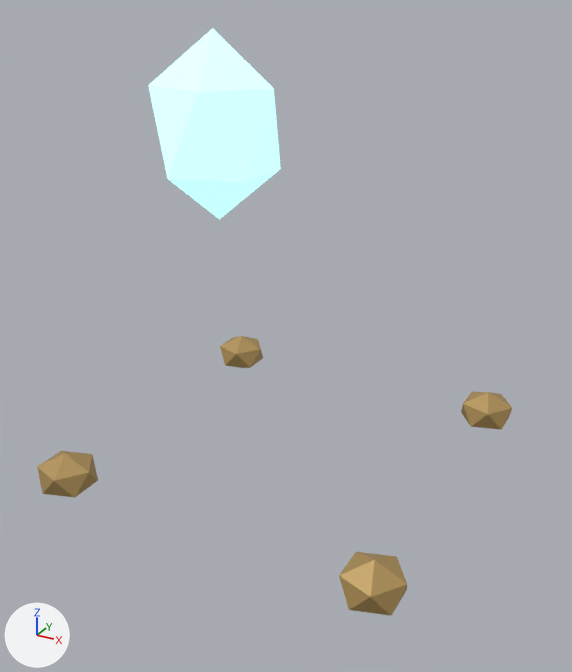
Two versions of the Blender file art/blend/torii.blend, one commit apart.
One viewpoint serves both versions: a 50 mm camera at (0.869, -1.612, 1.447) aimed at (0.014, -0.058, 0.67). The lights are fixed; the arrows at lower left show +X, +Y and +Z. The picture after the commit comes second. The same objects are shown in both versions, whatever each file hides.

Objects in the first picture: 'Inlaid corner boss', 'Inlaid corner boss.001', 'Inlaid corner boss.002', 'Inlaid corner boss.003', 'Talisman'.
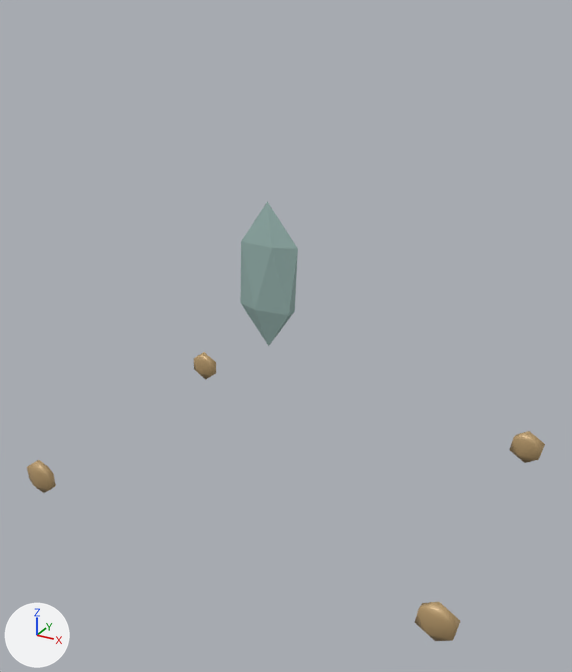
ob_focus is not drawn itself; it is the parent of ob_talisman.

The change in detail:
Material 'light' (mat_light) is new.
Its base color is (0.305, 0.445, 0.418) (grey #96b2ad).
Its roughness is 0.76.
me_icosphere_004 has 12 vertices, 20 faces and spans x -0.89..0.89, y -0.85..0.85, z -1.0..1.0.
me_icosphere_004 no longer uses material mat_japan__98d4d2_light (cyan #98d4d2, glowing cyan #98d4d2).
me_icosphere_004 gains material mat_light (grey #96b2ad).
In object 'Focus' (ob_focus), parent goes from ob_moving_mechanism to ob_mechanism.
Object 'Focus' (ob_focus) moves from (0.0, 0.0, 0.66) to (0.0, -0.096, -0.14).
Object 'Inlaid corner boss' (ob_inlaid_corner_boss) moves from (-0.41, -0.41, 0.343) to (-0.54, -0.38, 0.275).
Object 'Inlaid corner boss' (ob_inlaid_corner_boss) is rescaled from (0.08, 0.08, 0.058) to (0.052, 0.0198, 0.052).
Object 'Inlaid corner boss.001' (ob_inlaid_corner_boss_001) moves from (-0.41, 0.41, 0.343) to (-0.54, 0.38, 0.275).
Object 'Inlaid corner boss.001' (ob_inlaid_corner_boss_001) is rescaled from (0.08, 0.08, 0.058) to (0.052, 0.0198, 0.052).
Object 'Inlaid corner boss.002' (ob_inlaid_corner_boss_002) moves from (0.41, -0.41, 0.343) to (0.54, -0.38, 0.275).
Object 'Inlaid corner boss.002' (ob_inlaid_corner_boss_002) is rescaled from (0.08, 0.08, 0.058) to (0.052, 0.0198, 0.052).
Object 'Inlaid corner boss.003' (ob_inlaid_corner_boss_003) moves from (0.41, 0.41, 0.343) to (0.54, 0.38, 0.275).
Object 'Inlaid corner boss.003' (ob_inlaid_corner_boss_003) is rescaled from (0.08, 0.08, 0.058) to (0.052, 0.0198, 0.052).
Object 'Talisman' (ob_talisman) moves from (0.0, -0.31, 0.0) to (0.0, 0.0, -0.01).
Object 'Talisman' (ob_talisman) is rescaled from (0.143, 0.13, 0.18) to (0.086, 0.027, 0.176).
Object 'Mechanism' (ob_mechanism) is new.
Its parent is ob_fortification.
Its location is (0.0, -0.021, 0.989).
It is now shown.
Object 'Fortification' (ob_fortification) is new.
Its location is (0.0, 0.0, 0.0).
It is now shown.

Location of each change, (x1, y1, x2, y2) in pixels of the pictures (572 x 672 px):
'Talisman', recoloured, moved, rescaled (56% narrower, 25% shorter): before (148, 28, 281, 220); after (240, 202, 298, 346)
'Inlaid corner boss.002', moved, rescaled (33% narrower, 38% shorter): before (339, 552, 407, 616); after (415, 602, 460, 641)
'Inlaid corner boss', moved, rescaled (52% narrower, 29% shorter): before (37, 451, 98, 498); after (27, 460, 56, 493)
'Inlaid corner boss.003', moved, rescaled (29% narrower, 15% shorter): before (461, 392, 512, 430); after (509, 431, 545, 463)
'Inlaid corner boss.001', moved, rescaled (48% narrower, 12% shorter): before (220, 336, 263, 368); after (194, 352, 216, 380)
